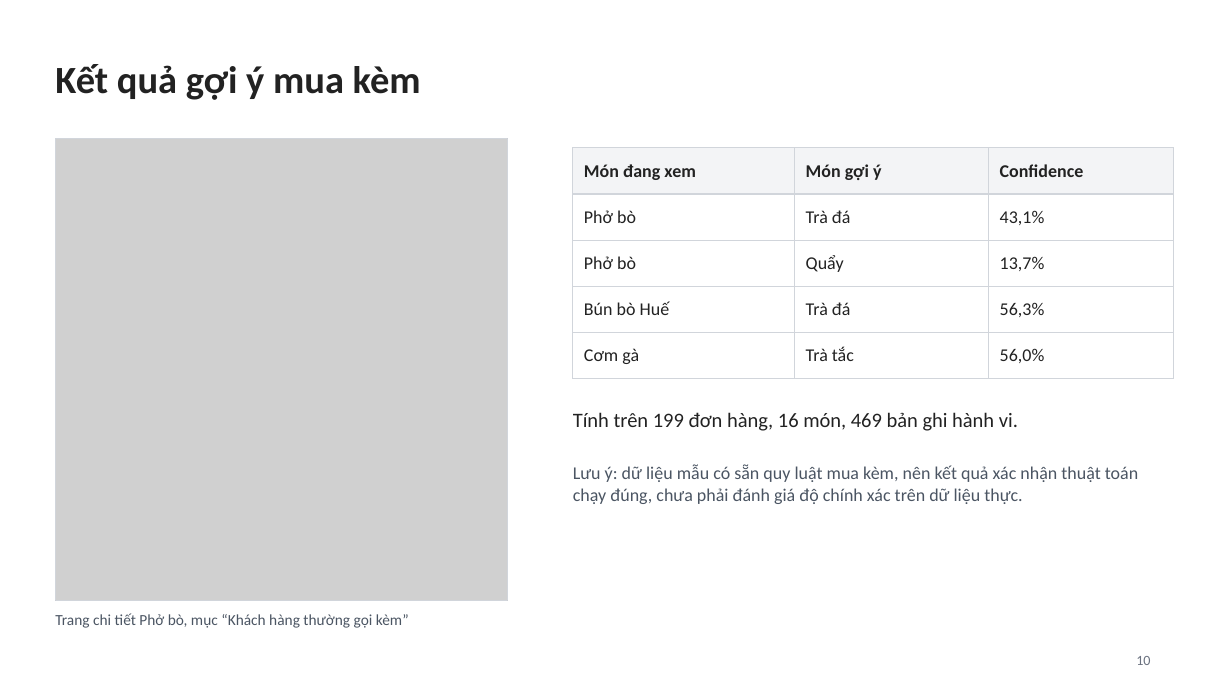
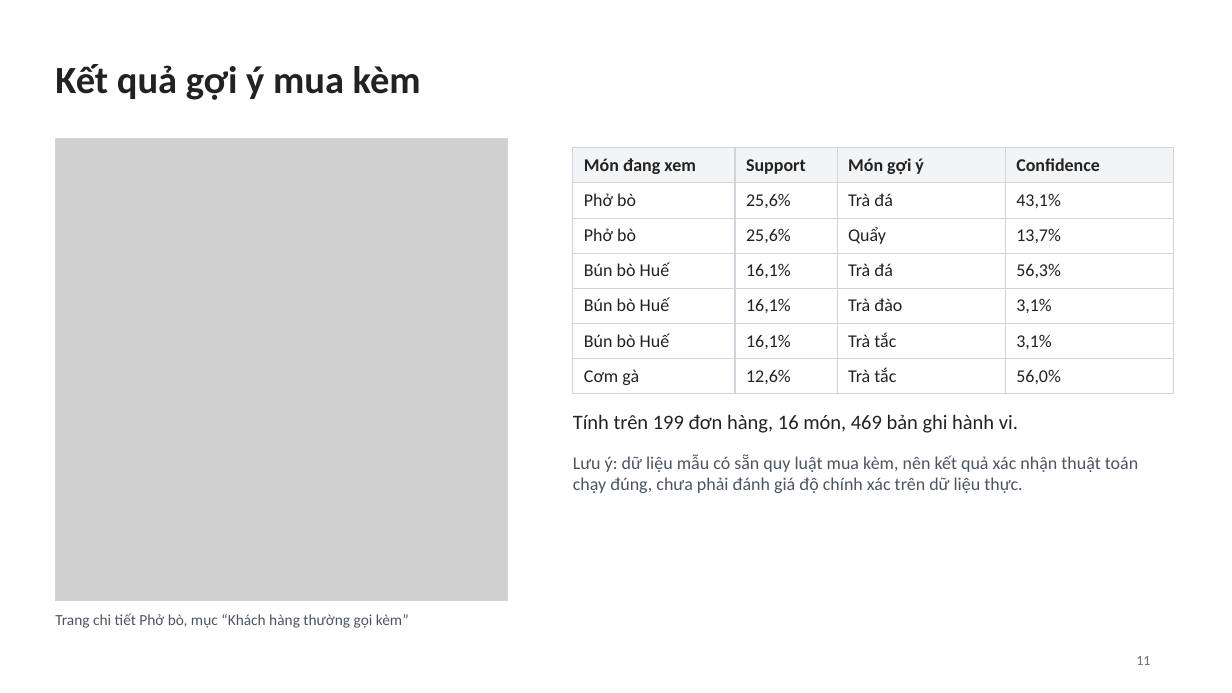
Before and after one commit to truonganvo096-eng/votruongan, a slide deck: slide 11 of Slide_Xây dựng ứng dụng đặt món ăn cho nhà hàng tích hợp gợi ý món ăn thông minh.pptx (slide 10 before the commit). Drawn at 1232x693 pixels with LibreOffice and Linux fonts; fonts in the diff are those of the drawing; grey boxes stand for pictures. Boxes give left, top, right and bottom in pixels: in the first picture for what was removed or moved away, otherwise in the second. Text is boxed around its words. In the diff, an @@ line names an element or a change of style, - is before the commit and + after.

```diff
--- a/Slide_Xây dựng ứng dụng đặt món ăn cho nhà hàng tích hợp gợi ý món ăn thông minh.pptx
+++ b/Slide_Xây dựng ứng dụng đặt món ăn cho nhà hàng tích hợp gợi ý món ăn thông minh.pptx
@@ table at (573,148,1173,394) @@
-Món đang xem | Món gợi ý | Confidence
-Phở bò | Trà đá | 43,1%
-Phở bò | Quẩy | 13,7%
-Bún bò Huế | Trà đá | 56,3%
-Cơm gà | Trà tắc | 56,0%
+Món đang xem | Support | Món gợi ý | Confidence
+Phở bò | 25,6% | Trà đá | 43,1%
+Phở bò | 25,6% | Quẩy | 13,7%
+Bún bò Huế | 16,1% | Trà đá | 56,3%
+Bún bò Huế | 16,1% | Trà đào | 3,1%
+Bún bò Huế | 16,1% | Trà tắc | 3,1%
+Cơm gà | 12,6% | Trà tắc | 56,0%
@@ text "Lưu ý: dữ liệu mẫu ...": place and size @@
-text "Lưu ý: dữ liệu mẫu ..." at (573,465,1138,504)
+text "Lưu ý: dữ liệu mẫu ..." at (573,454,1138,493)
@@ page number at (1136,656,1150,665): text changed @@
-10
+11
```
Also in this commit, not shown: 6 other slides changed, 3 slides added.
